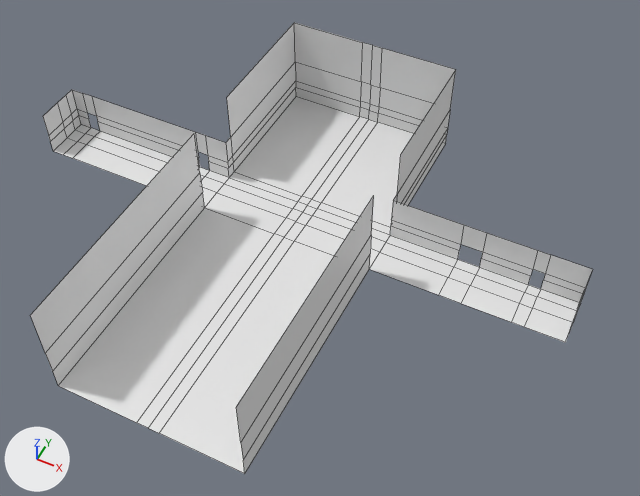
The FBX model Assets/Art/3D Models/Mansion_GroundFloor.fbx, before and after one commit.
Camera for both pictures: a 50 mm lens placed at (33.6, -61.1, 73.3), pointed at (5.6, -5.1, 3.3). The lights are fixed; the arrows at lower left show +X, +Y and +Z. Mesh edges are drawn as thin lines. Where no turn or scale is listed for an object, it has been applied to the vertices.

The first picture shows 'Main_Hall'.
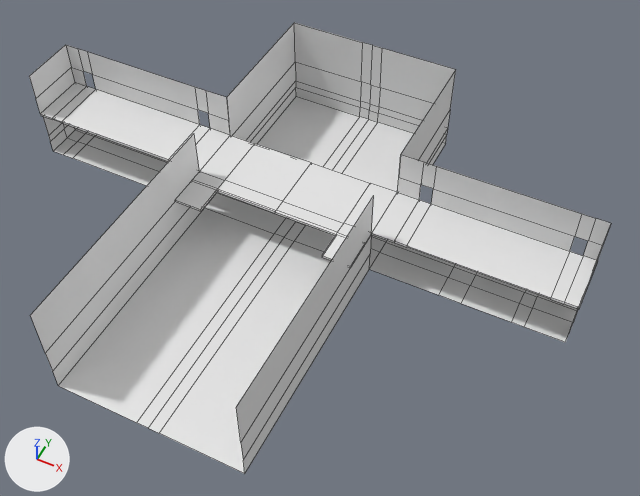
Pixel boxes [x1, y1, x2, y2] of what changed, in the pictures (640 x 496 px):
'Hall_SecondFloor.001', added: after [29, 45, 611, 309]
    faces in mat_floor (white #e7e7e7): [41, 82, 597, 309]
    faces in mat_behang (white #e7e7e7): [29, 45, 611, 303]

Edits to the bpy script that builds the scene:
```text
Add mat_floor:
    mat_floor = principled_material('Floor')
    mat_floor.base_color = (0.8, 0.8, 0.8)  # white #e7e7e7
Add mat_ceiling:
    mat_ceiling = principled_material('Ceiling')
    mat_ceiling.base_color = (0.8, 0.8, 0.8)  # white #e7e7e7
Add me_plane_012:
    me_plane_012.from_pydata(...)  # 116 vertices, 106 faces; spans x -32.4..32.3, y -8.0..3.7, z -0.3..5.5
    # faces by material slot: [20, 62, 24]
    me_plane_012.materials.append(mat_behang)  # white #e7e7e7
    me_plane_012.materials.append(mat_floor)  # white #e7e7e7
    me_plane_012.materials.append(mat_ceiling)  # white #e7e7e7
Add ob_hall_secondfloor_001:
    ob_hall_secondfloor_001 = bpy.data.objects.new('Hall_SecondFloor.001', me_plane_012)
    ob_hall_secondfloor_001.location = (0.0, 0.1, 5.8)
```
